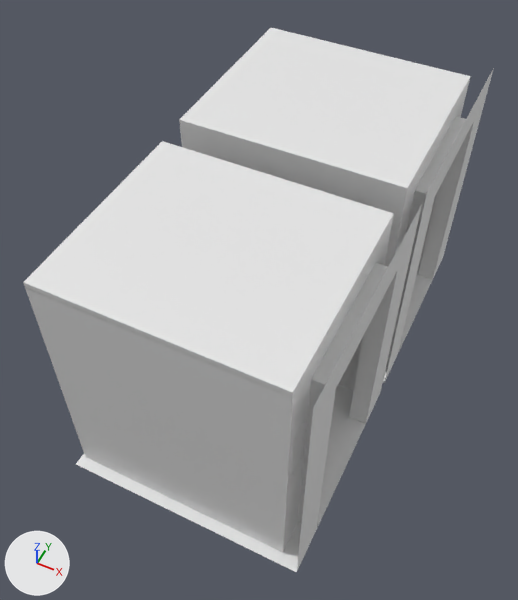
The Blender file Modellazione/Assets_Library/Hallaway_Elevator_Type_001.blend, before and after one commit.
Before and after are seen from a 50 mm lens placed at (153.0, -327.0, 626.0), pointed at (-57.0, 93.0, 100.0). The axes (+X, +Y, +Z) are drawn at lower left. The lights are the same throughout. The picture after the commit comes second. Objects named as collision shapes, trigger or cutter boxes, shadow casters or lower levels of detail are left out.

Names of what the first picture shows: 'Cabina_Ascensore', 'Cabina_Ascensore.002'.
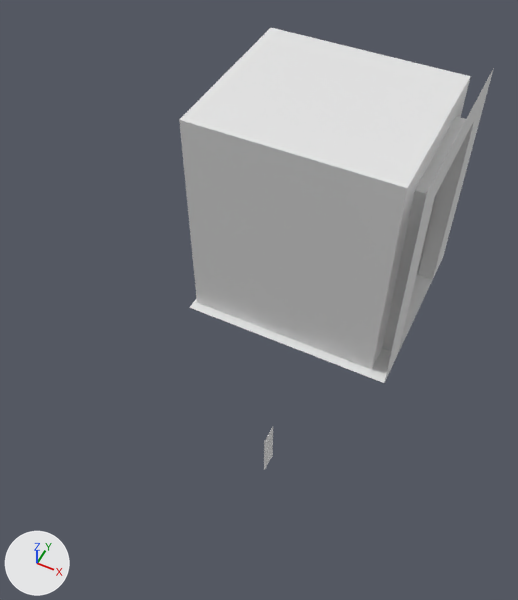
The change, as a diff of the scene's bpy script:
```diff
--- a/Modellazione/Assets_Library/Hallaway_Elevator_Type_001.blend.py
+++ b/Modellazione/Assets_Library/Hallaway_Elevator_Type_001.blend.py
@@ ob_cabina_ascensore @@
 ob_cabina_ascensore.scale = (0.602, 0.47, 1.0)
+ob_cabina_ascensore.hide_set(True)
```

Location of each change, (x1, y1, x2, y2) in pixels of the pictures (518 x 600 px):
'Cabina_Ascensore', hidden: before (23, 141, 422, 572)
